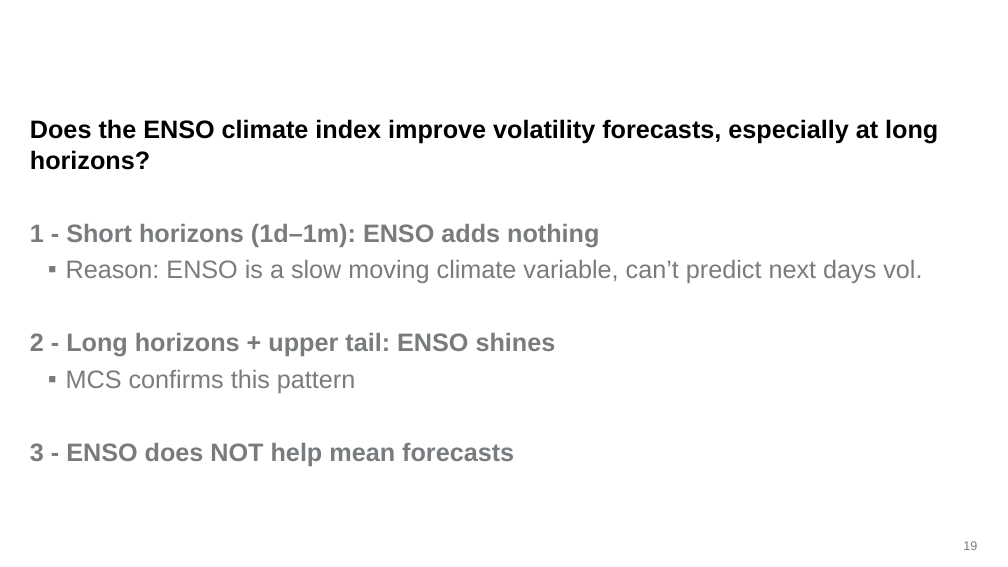
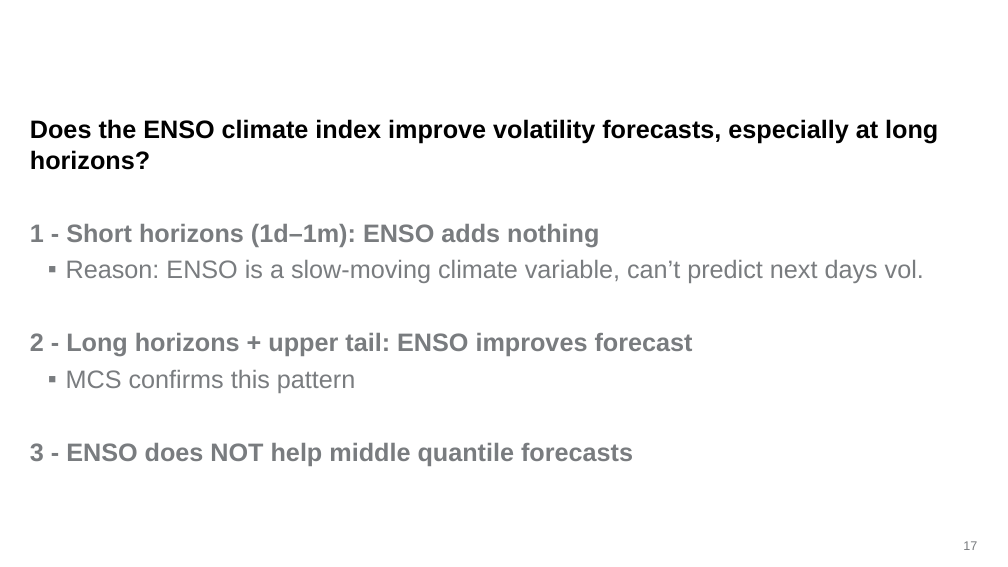
Before and after one commit to Knightowl808/Cocoa, a slide deck: slide 17 of 17_03_26_Bleher.pptx (slide 19 before the commit). Drawn at 1008x567 pixels with LibreOffice and Linux fonts; fonts in the diff are those of the drawing; background and template pictures are left out. Boxes give left, top, right and bottom in pixels: in the first picture for what was removed or moved away, otherwise in the second. Text is boxed around its words. In the diff, an @@ line names an element or a change of style, - is before the commit and + after.

```diff
--- a/17_03_26_Bleher.pptx
+++ b/17_03_26_Bleher.pptx
@@ text at [30, 260, 924, 357]: text changed @@
-  ▪ Reason: ENSO is a slow moving climate variable, can’t predict next days vol.
-2 - Long horizons + upper tail: ENSO shines
+  ▪ Reason: ENSO is a slow-moving climate variable, can’t predict next days vol.
+2 - Long horizons + upper tail: ENSO improves forecast
@@ text at [30, 443, 633, 466]: text changed @@
-3 - ENSO does NOT help mean forecasts
+3 - ENSO does NOT help middle quantile forecasts
@@ page number at [963, 541, 977, 550]: text changed @@
-19
+17
```
Also in this commit, not shown: 7 other slides changed, 2 slides added, 1 slide removed.
